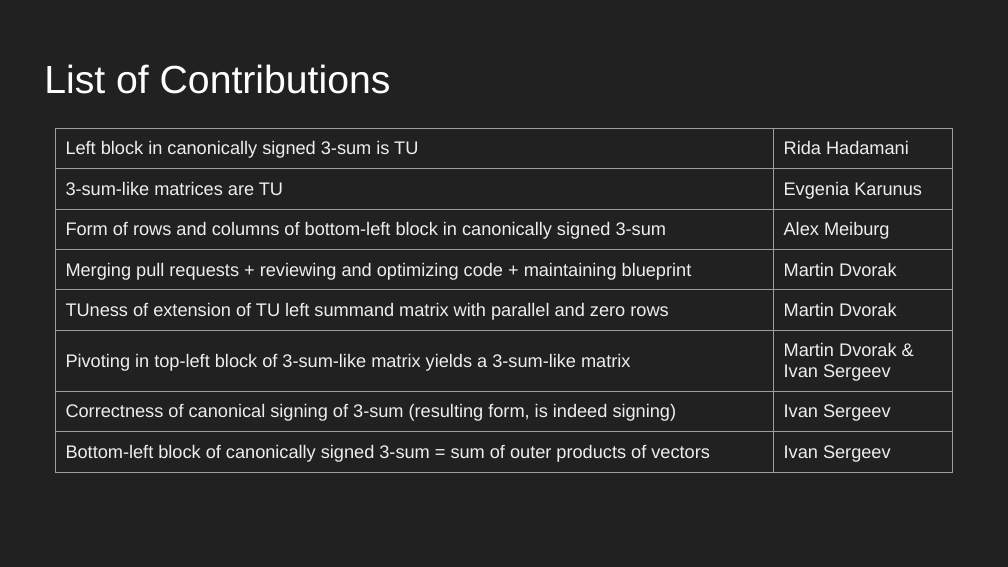
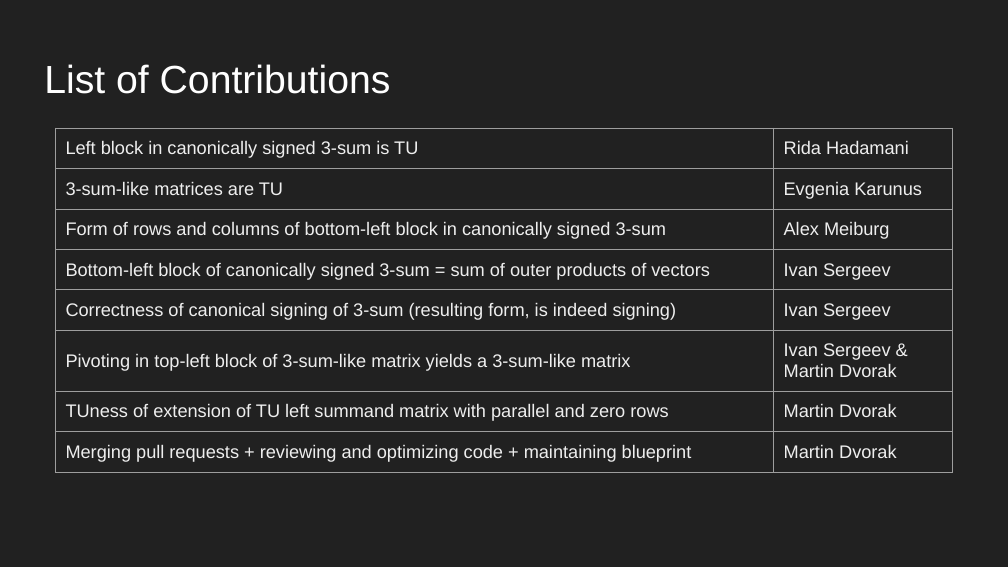
Before and after one commit to Ivan-Sergeyev/seymour, a slide deck: slide 4 of slides/2025-07-03-status-update/2025-07-03-status-update.odp. Drawn at 1008x567 pixels with LibreOffice and Linux fonts; fonts in the diff are those of the drawing. Boxes give left, top, right and bottom in pixels: in the first picture for what was removed or moved away, otherwise in the second. Text is boxed around its words. In the diff, an @@ line names an element or a change of style, - is before the commit and + after.

Commit message:
Updated 2025-07-03 meeting slides to latest version.

```diff
--- a/slides/2025-07-03-status-update/2025-07-03-status-update.odp
+++ b/slides/2025-07-03-status-update/2025-07-03-status-update.odp
@@ table at bbox=[55, 128, 952, 472] @@
+row 4: Bottom-left block of canonically signed 3-sum = sum of outer products of vectors | Ivan Sergeev
+row 5: Correctness of canonical signing of 3-sum (resulting form, is indeed signing) | Ivan Sergeev
+row 6: Pivoting in top-left block of 3-sum-like matrix yields a 3-sum-like matrix | Ivan Sergeev & Martin Dvorak
+row 7: TUness of extension of TU left summand matrix with parallel and zero rows | Martin Dvorak
-row 5: TUness of extension of TU left summand matrix with parallel and zero rows | Martin Dvorak
-row 6: Pivoting in top-left block of 3-sum-like matrix yields a 3-sum-like matrix | Martin Dvorak & Ivan Sergeev
-row 7: Correctness of canonical signing of 3-sum (resulting form, is indeed signing) | Ivan Sergeev
-row 8: Bottom-left block of canonically signed 3-sum = sum of outer products of vectors | Ivan Sergeev
```
